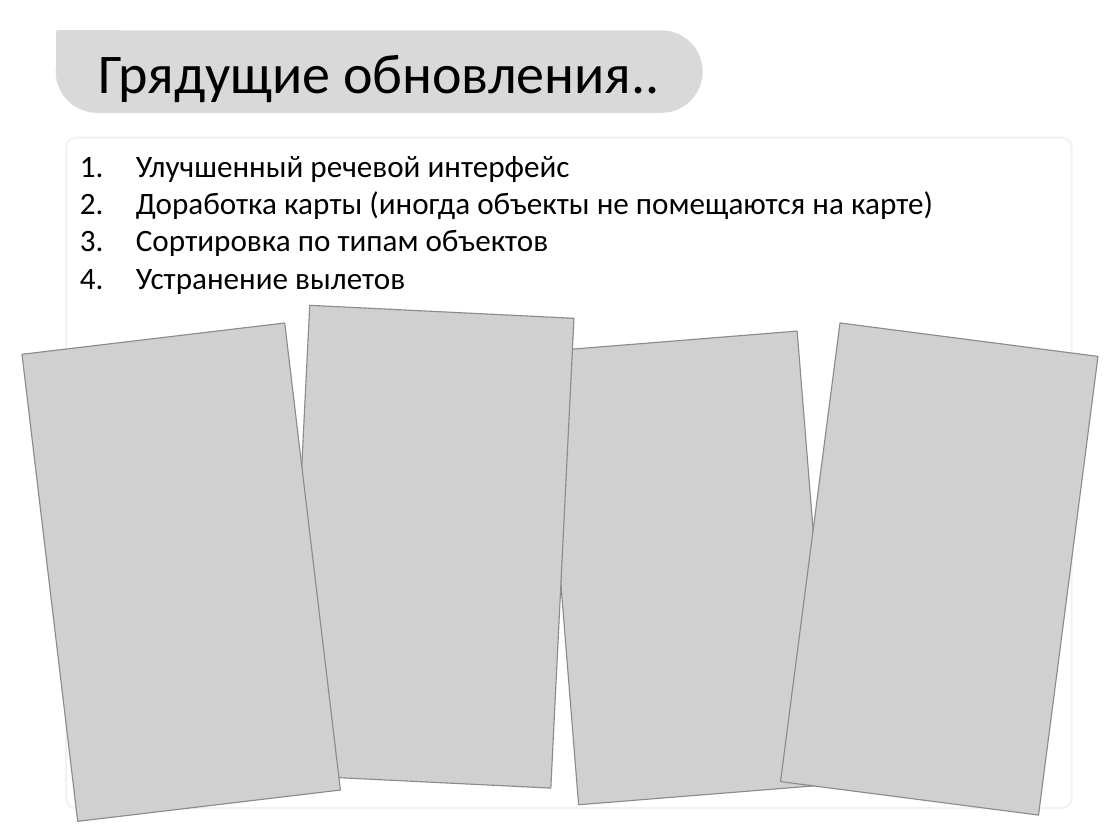
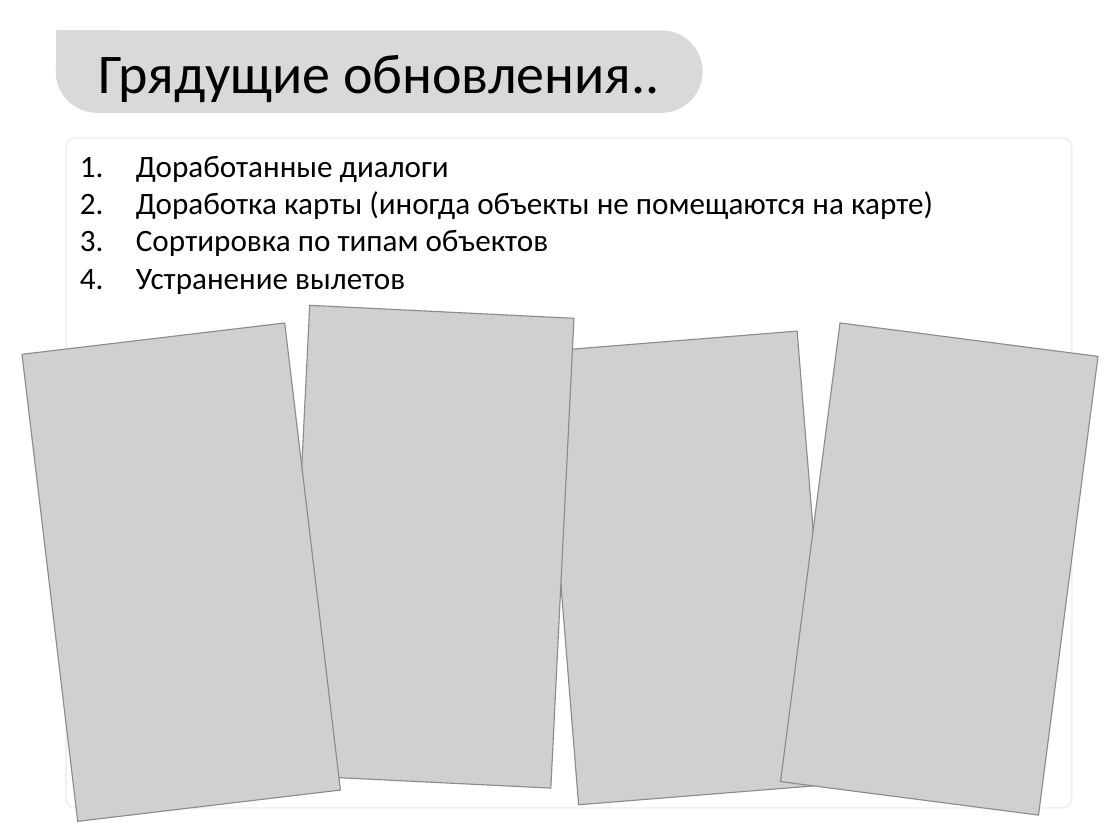
Before and after one commit to RomanRodionov/GeoFinder, a slide deck: slide 9 of Project presentation.pptx. Drawn at 1120x840 pixels with LibreOffice and Linux fonts; fonts in the diff are those of the drawing; grey boxes stand for pictures. Boxes give left, top, right and bottom in pixels: in the first picture for what was removed or moved away, otherwise in the second. Text is boxed around its words. In the diff, an @@ line names an element or a change of style, - is before the commit and + after.

```diff
--- a/Project presentation.pptx
+++ b/Project presentation.pptx
@@ text in rounded rectangle at [136,156,449,182]: text changed @@
-1. Улучшенный речевой интерфейс
+1. Доработанные диалоги
```
Also in this commit, not shown: 2 other slides changed, 2 other files.
